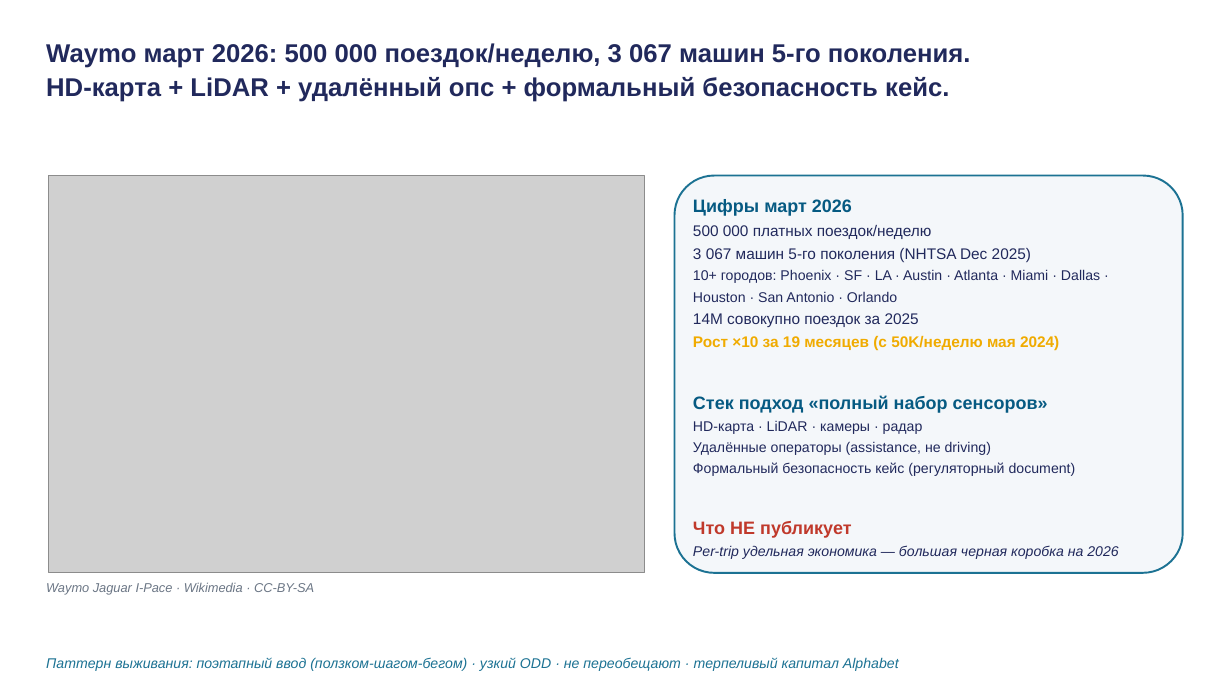
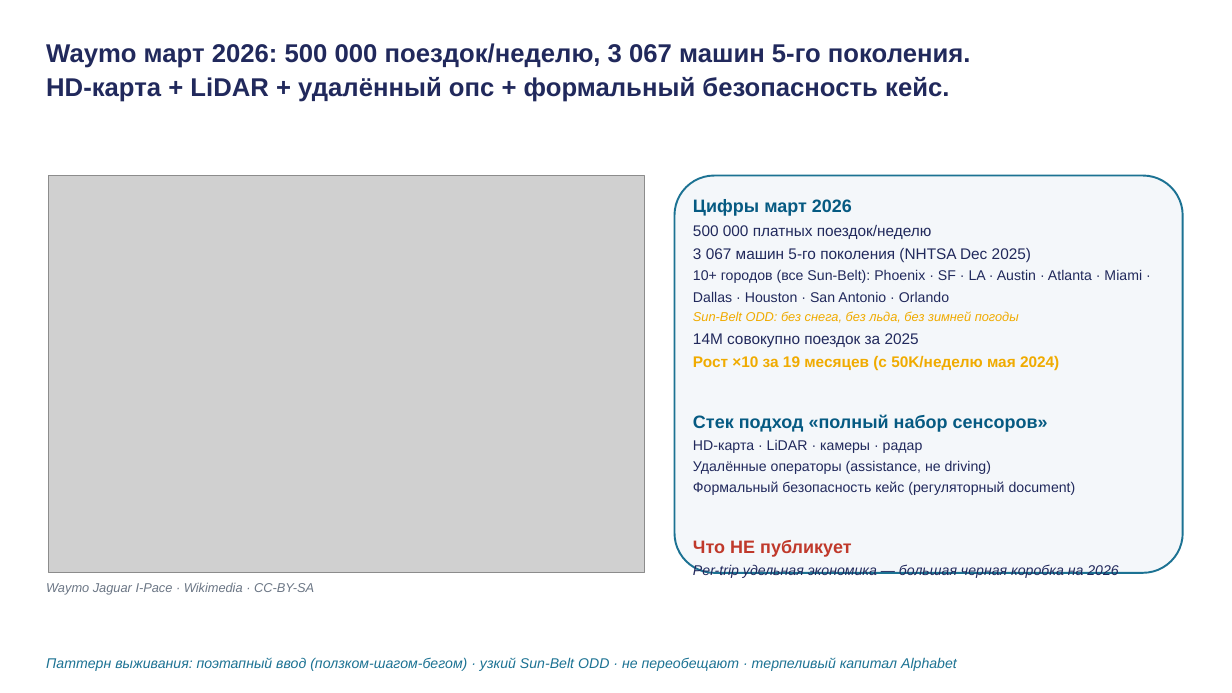
Before and after one commit to tellina-study/AI-usage-lessons, a slide deck: slide 24 of library/lectures/lec-13/rendered/lec-13.pptx. Drawn at 1232x693 pixels with LibreOffice and Linux fonts; fonts in the diff are those of the drawing; grey boxes stand for pictures. Boxes give left, top, right and bottom in pixels: in the first picture for what was removed or moved away, otherwise in the second. Text is boxed around its words. In the diff, an @@ line names an element or a change of style, - is before the commit and + after.

```diff
--- a/library/lectures/lec-13/rendered/lec-13.pptx
+++ b/library/lectures/lec-13/rendered/lec-13.pptx
@@ text at [693,269,1142,323]: text changed @@
-10+ городов: Phoenix · SF · LA · Austin · Atlanta · Miami · Dallas · Houston · San Antonio · Orlando
+10+ городов (все Sun-Belt): Phoenix · SF · LA · Austin · Atlanta · Miami · Dallas · Houston · San Antonio · Orlando
+Sun-Belt ODD: без снега, без льда, без зимней погоды
@@ text at [46,657,957,671]: text changed @@
-Паттерн выживания: поэтапный ввод (ползком-шагом-бегом) · узкий ODD · не переобещают · терпеливый капитал Alphabet
+Паттерн выживания: поэтапный ввод (ползком-шагом-бегом) · узкий Sun-Belt ODD · не переобещают · терпеливый капитал Alphabet
```
Also in this commit, not shown: 6 other slides changed, 2 other files.
